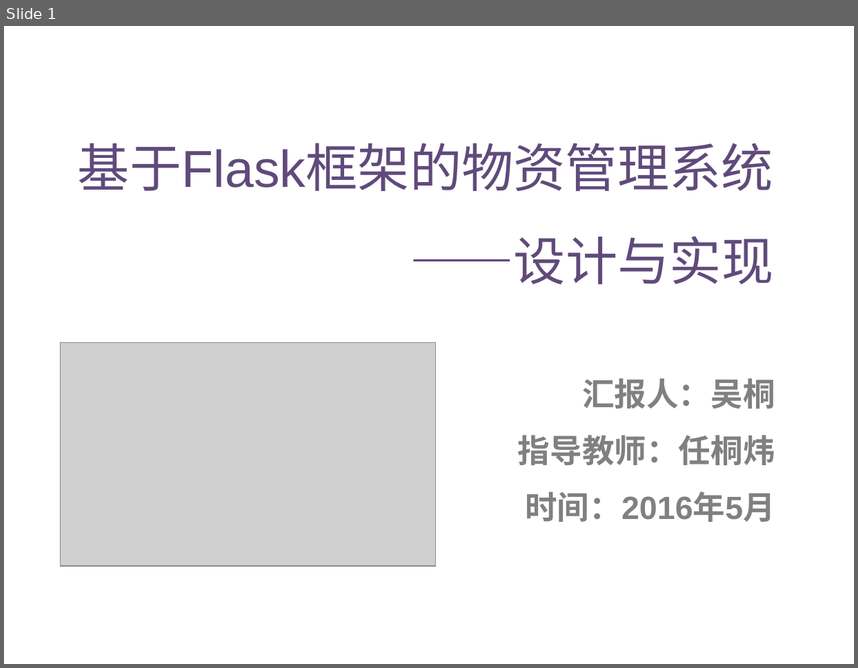
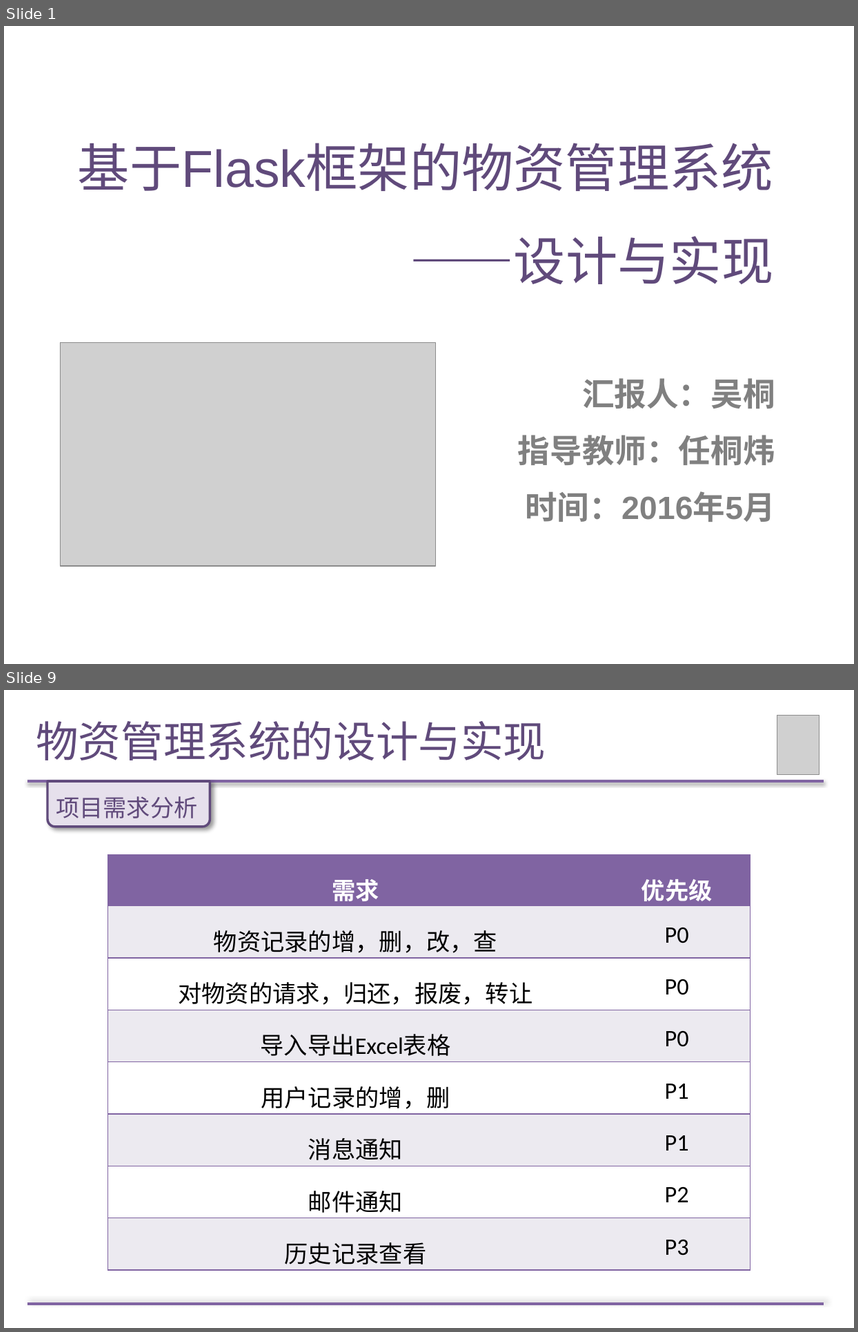
Before and after one commit to Wendy-Wu/LM-paper, a slide deck: 论文答辩PPT.pptx. Shown one above the other, each under a label of ours: slide 1 before the commit, slides 1 and 9 after it; the slides between them are not shown. The pictures are 858x668 and 858x1332 pixels, drawn with LibreOffice and Linux fonts; fonts in the diff are those of the drawing; grey boxes stand for pictures. Boxes give left, top, right and bottom in pixels: in the first picture for what was removed or moved away, otherwise in the second. Text is boxed around its words. In the diff, an @@ line names an element or a change of style, - is before the commit and + after.

```diff
--- a/论文答辩PPT.pptx
+++ b/论文答辩PPT.pptx
@@ slide 9 added at box(4, 690, 854, 1328), background #FFFFFF @@
@@ title added at box(36, 721, 546, 760), 36 pt, text #604A7B @@
+物资管理系统的设计与实现
@@ picture added at box(777, 716, 819, 775) @@
@@ line added from (27, 781) to (824, 781), #8064A2 2 pt @@
@@ round same rect added at box(47, 781, 210, 826), fill #E6E0EC, outline #604A7B 2 pt @@
@@ text added at box(56, 796, 198, 818), 20 pt, text #604A7B @@
+项目需求分析
@@ table added at box(107, 855, 751, 1270), 8 rows, 2 columns @@
+需求 | 优先级
+物资记录的增，删，改，查 | P0
+对物资的请求，归还，报废，转让 | P0
+导入导出Excel表格 | P0
+用户记录的增，删 | P1
+消息通知 | P1
+邮件通知 | P2
+历史记录查看 | P3
@@ line added from (27, 1303) to (824, 1303), #8064A2 2 pt @@
```
Also in this commit, not shown: 1 slide changed, 15 other slides added.
